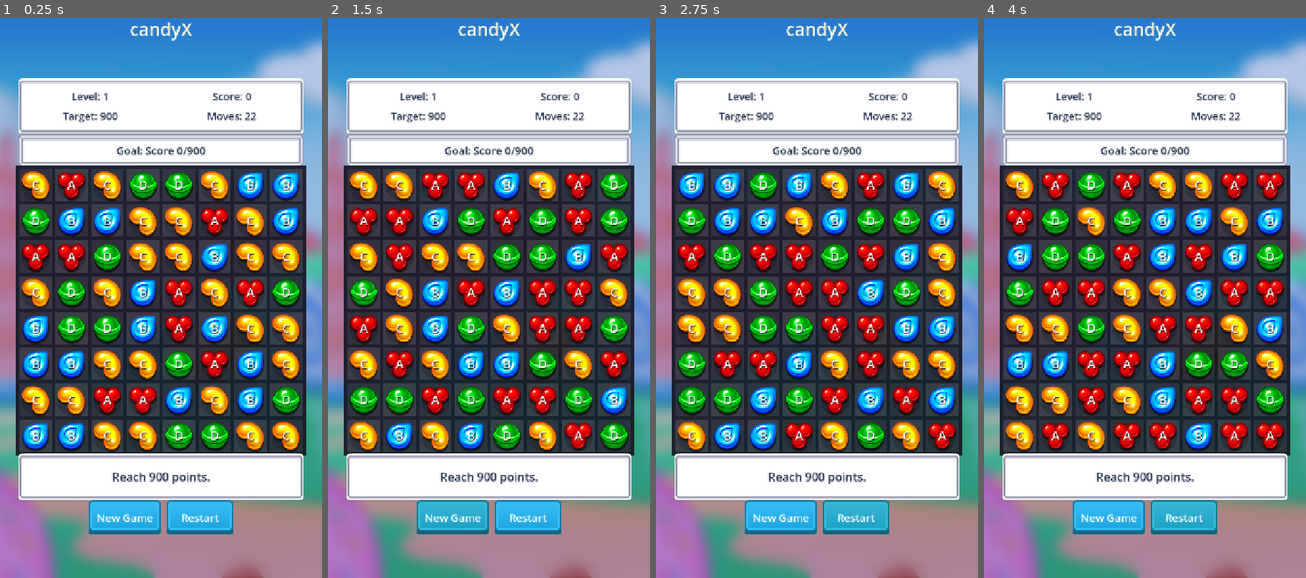
Above: before the commit, frames 1-4 (left to right).
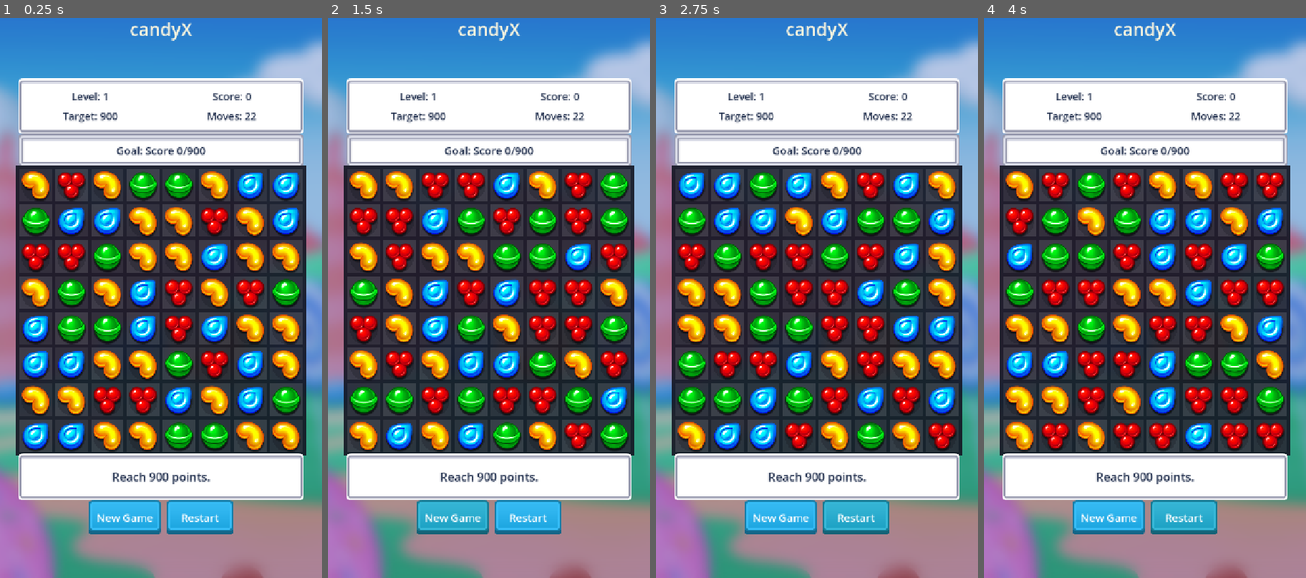
Above: after the commit, the same moments.

Repository: thokem74/candyX
Game: Godot game, scene res://scenes/main.tscn
The game is run twice, just before and just after one commit, with the same random seed, the same clock (stepped at 60 frames per second) and the same inputs.
Inputs:
- Up to frame 1 (0.25 s): no input
- Up to frame 2 (1.5 s): click "New Game" at 0.5 s; click "New Game" at 1.25 s
- Up to frame 3 (2.75 s): click "Restart" at 2 s
- Up to frame 4 (4 s): click "Restart" at 2.75 s; click "Restart" at 3.5 s

The runs differ from the first frame. In frame 1, 1.9% of the frame differs, in the area x 10-91%, y 29-76%; in frame 2, 1.9%; in frame 3, 1.9%; in frame 4, 1.9%.

Commit message:
refactor: update goal description and color handling in game logic

Diff:
--- a/scripts/board.gd
+++ b/scripts/board.gd
@@ -554,7 +554,7 @@
 	match _goal_type:
 		Types.GoalType.CLEAR_COLOR:
 			return "%s %d/%d  |  Score %d/%d" % [
-				Types.label_for(_goal_color),
+				Types.candy_name_for(_goal_color),
 				_cleared_goal_color,
 				_goal_count,
 				score,
--- a/scripts/game_types.gd
+++ b/scripts/game_types.gd
@@ -17,36 +17,38 @@
 	SPECIALS,
 }
 
-const PIECE_COLORS: Array[Color] = [
-	Color("#ff5b7f"),
-	Color("#47c3ff"),
-	Color("#ffd447"),
-	Color("#64d66e"),
-	Color("#a778ff"),
-	Color("#ff9a3d"),
-]
+const ATLAS_TILE_SIZE := 100
+const CANDY_NAMES: Array[String] = ["red", "blue", "orange", "green", "purple"]
+const CANDY_ATLAS_COLUMNS: Array[int] = [2, 1, 0, 3, 4]
+const COLOR_BOMB_ATLAS_CELL := Vector2i(5, 0)
 
-const PIECE_LABELS: Array[String] = ["A", "B", "C", "D", "E", "F"]
+static func candy_count() -> int:
+	return CANDY_NAMES.size()
 
-static func color_for(color_id: int) -> Color:
-	if color_id < 0 or color_id >= PIECE_COLORS.size():
-		return Color.WHITE
-	return PIECE_COLORS[color_id]
+static func candy_name_for(color_id: int) -> String:
+	if color_id < 0 or color_id >= CANDY_NAMES.size():
+		return "unknown"
+	return CANDY_NAMES[color_id]
 
-static func label_for(color_id: int) -> String:
-	if color_id < 0 or color_id >= PIECE_LABELS.size():
-		return "?"
-	return PIECE_LABELS[color_id]
+static func atlas_rect_for(color_id: int, special_type: int) -> Rect2:
+	var cell := _atlas_cell_for(color_id, special_type)
+	return Rect2(cell.x * ATLAS_TILE_SIZE, cell.y * ATLAS_TILE_SIZE, ATLAS_TILE_SIZE, ATLAS_TILE_SIZE)
 
-static func special_label(special_type: int) -> String:
+static func has_atlas_region(color_id: int, special_type: int) -> bool:
+	return _atlas_cell_for(color_id, special_type) != Vector2i(-1, -1)
+
+static func _atlas_cell_for(color_id: int, special_type: int) -> Vector2i:
+	if special_type == SpecialType.COLOR_BOMB:
+		return COLOR_BOMB_ATLAS_CELL
+	if color_id < 0 or color_id >= CANDY_ATLAS_COLUMNS.size():
+		return Vector2i(-1, -1)
+	var column: int = CANDY_ATLAS_COLUMNS[color_id]
 	match special_type:
 		SpecialType.STRIPED_ROW:
-			return "H"
+			return Vector2i(column, 1)
 		SpecialType.STRIPED_COLUMN:
-			return "V"
+			return Vector2i(column, 2)
 		SpecialType.WRAPPED:
-			return "W"
-		SpecialType.COLOR_BOMB:
-			return "*"
+			return Vector2i(2, 4)
 		_:
-			return ""
+			return Vector2i(column, 0)
--- a/scripts/level_data.gd
+++ b/scripts/level_data.gd
@@ -9,7 +9,7 @@
 static func _generated_level(index: int) -> Dictionary:
 	var level_number := index + 1
 	var tier := maxi(0, index)
-	var color_count := mini(5, 4 + floori(float(tier) / 3.0))
+	var color_count := mini(Types.candy_count(), 4 + floori(float(tier) / 3.0))
 	var colors: Array[int] = []
 	for color_id in color_count:
 		colors.append(color_id)
@@ -32,7 +32,7 @@
 			data["goal_type"] = Types.GoalType.CLEAR_COLOR
 			data["goal_color"] = goal_color
 			data["goal_count"] = goal_count
-			data["description"] = "Clear %d %s pieces." % [goal_count, Types.label_for(goal_color)]
+			data["description"] = "Clear %d %s pieces." % [goal_count, Types.candy_name_for(goal_color)]
 		_:
 			var goal_count := mini(10, 3 + floori(float(tier) / 3.0))
 			data["goal_type"] = Types.GoalType.SPECIALS
--- a/scripts/piece.gd
+++ b/scripts/piece.gd
@@ -8,34 +8,18 @@
 var special_type: int = Types.SpecialType.NONE
 var grid_position: Vector2i = Types.INVALID_CELL
 
-var _label: Label
-
 func _ready() -> void:
 	mouse_filter = Control.MOUSE_FILTER_IGNORE
 	pivot_offset = size * 0.5
-	_label = Label.new()
-	_label.set_anchors_preset(Control.PRESET_FULL_RECT)
-	_label.horizontal_alignment = HORIZONTAL_ALIGNMENT_CENTER
-	_label.vertical_alignment = VERTICAL_ALIGNMENT_CENTER
-	_label.add_theme_color_override("font_color", Color.WHITE)
-	_label.add_theme_color_override("font_shadow_color", Color(0, 0, 0, 0.55))
-	_label.add_theme_constant_override("shadow_offset_x", 1)
-	_label.add_theme_constant_override("shadow_offset_y", 2)
-	_label.add_theme_font_size_override("font_size", 22)
-	_label.mouse_filter = Control.MOUSE_FILTER_IGNORE
-	add_child(_label)
-	_update_label()
 
 func setup(new_color_id: int, new_special_type: int, new_grid_position: Vector2i) -> void:
 	color_id = new_color_id
 	special_type = new_special_type
 	grid_position = new_grid_position
-	_update_label()
 	queue_redraw()
 
 func set_special(new_special_type: int) -> void:
 	special_type = new_special_type
-	_update_label()
 	queue_redraw()
 
 func set_grid_position(new_grid_position: Vector2i) -> void:
@@ -66,126 +50,26 @@
 func _notification(what: int) -> void:
 	if what == NOTIFICATION_RESIZED:
 		pivot_offset = size * 0.5
-		if _label:
-			_label.add_theme_font_size_override("font_size", max(16, int(size.x * 0.34)))
 		queue_redraw()
-
-func _update_label() -> void:
-	if not _label:
-		return
-	var text := Types.label_for(color_id)
-	var special_text := Types.special_label(special_type)
-	if special_text != "":
-		text = special_text
-	_label.text = text
 
 func _draw() -> void:
 	var center := size * 0.5
 	var radius: float = min(size.x, size.y) * 0.39
-	var base_color: Color = Types.color_for(color_id)
 	var shadow_color := Color(0.05, 0.05, 0.08, 0.22)
 	draw_circle(center + Vector2(0, size.y * 0.045), radius, shadow_color)
 
 	if _draw_atlas_piece():
 		return
 
-	if special_type == Types.SpecialType.COLOR_BOMB:
-		_draw_color_bomb(center, radius)
-	else:
-		_draw_normal_piece(center, radius, base_color)
-
-	match special_type:
-		Types.SpecialType.STRIPED_ROW:
-			for offset in [-0.18, 0.0, 0.18]:
-				var y: float = center.y + size.y * offset
-				draw_line(Vector2(center.x - radius * 0.7, y), Vector2(center.x + radius * 0.7, y), Color.WHITE, max(2.0, size.x * 0.045), true)
-		Types.SpecialType.STRIPED_COLUMN:
-			for offset in [-0.18, 0.0, 0.18]:
-				var x: float = center.x + size.x * offset
-				draw_line(Vector2(x, center.y - radius * 0.7), Vector2(x, center.y + radius * 0.7), Color.WHITE, max(2.0, size.x * 0.045), true)
-		Types.SpecialType.WRAPPED:
-			var rect := Rect2(center - Vector2.ONE * radius * 0.92, Vector2.ONE * radius * 1.84)
-			draw_rect(rect, Color.WHITE, false, max(3.0, size.x * 0.055))
-		_:
-			pass
-
-func _draw_normal_piece(center: Vector2, radius: float, base_color: Color) -> void:
-	match color_id % 6:
-		0:
-			draw_circle(center, radius, base_color)
-			draw_circle(center - Vector2(radius * 0.22, radius * 0.25), radius * 0.3, base_color.lightened(0.28))
-		1:
-			var rect := Rect2(center - Vector2.ONE * radius * 0.86, Vector2.ONE * radius * 1.72)
-			draw_rect(rect, base_color)
-			draw_rect(rect.grow(-radius * 0.18), base_color.lightened(0.18))
-		2:
-			var points := PackedVector2Array([
-				center + Vector2(0, -radius),
-				center + Vector2(radius, 0),
-				center + Vector2(0, radius),
-				center + Vector2(-radius, 0),
-			])
-			draw_polygon(points, PackedColorArray([base_color]))
-			draw_polygon(PackedVector2Array([
-				center + Vector2(0, -radius * 0.62),
-				center + Vector2(radius * 0.62, 0),
-				center + Vector2(0, radius * 0.62),
-				center + Vector2(-radius * 0.62, 0),
-			]), PackedColorArray([base_color.lightened(0.2)]))
-		3:
-			for i in 6:
-				var angle := TAU * float(i) / 6.0
-				draw_circle(center + Vector2(cos(angle), sin(angle)) * radius * 0.38, radius * 0.36, base_color)
-			draw_circle(center, radius * 0.48, base_color.lightened(0.18))
-		4:
-			var points := PackedVector2Array()
-			for i in 5:
-				var angle := -PI * 0.5 + TAU * float(i) / 5.0
-				points.append(center + Vector2(cos(angle), sin(angle)) * radius)
-			draw_polygon(points, PackedColorArray([base_color]))
-			draw_circle(center, radius * 0.45, base_color.lightened(0.2))
-		_:
-			var points := PackedVector2Array()
-			for i in 3:
-				var angle := -PI * 0.5 + TAU * float(i) / 3.0
-				points.append(center + Vector2(cos(angle), sin(angle)) * radius)
-			draw_polygon(points, PackedColorArray([base_color]))
-			draw_circle(center, radius * 0.38, base_color.lightened(0.2))
-
-func _draw_color_bomb(center: Vector2, radius: float) -> void:
-	draw_circle(center, radius, Color("#20202a"))
-	for i in Types.PIECE_COLORS.size():
-		var angle := TAU * float(i) / float(Types.PIECE_COLORS.size())
-		draw_circle(center + Vector2(cos(angle), sin(angle)) * radius * 0.48, radius * 0.18, Types.PIECE_COLORS[i])
-	draw_circle(center, radius * 0.2, Color.WHITE)
+	draw_circle(center, radius, Color("#5f6475"))
+	draw_circle(center - Vector2(radius * 0.22, radius * 0.25), radius * 0.28, Color("#858b9d"))
 
 func _draw_atlas_piece() -> bool:
 	if CANDY_ATLAS == null:
 		return false
-	if color_id >= 5 and special_type != Types.SpecialType.COLOR_BOMB:
+	if not Types.has_atlas_region(color_id, special_type):
 		return false
-	var source_rect := _atlas_rect_for_piece()
+	var source_rect := Types.atlas_rect_for(color_id, special_type)
 	var target_rect := Rect2(Vector2.ZERO, size).grow(-size.x * 0.04)
 	draw_texture_rect_region(CANDY_ATLAS, target_rect, source_rect)
 	return true
-
-func _atlas_rect_for_piece() -> Rect2:
-	var normal_columns := [2, 1, 0, 3, 4]
-	var column: int = normal_columns[color_id % normal_columns.size()]
-	var row := 0
-	match special_type:
-		Types.SpecialType.STRIPED_ROW:
-			row = 1
-			column = clampi(column, 0, 4)
-		Types.SpecialType.STRIPED_COLUMN:
-			row = 2
-			column = clampi(column, 0, 4)
-		Types.SpecialType.WRAPPED:
-			row = 4
-			column = 2
-		Types.SpecialType.COLOR_BOMB:
-			row = 0
-			column = 5
-		_:
-			pass
-	return Rect2(column * 100, row * 100, 100, 100)
